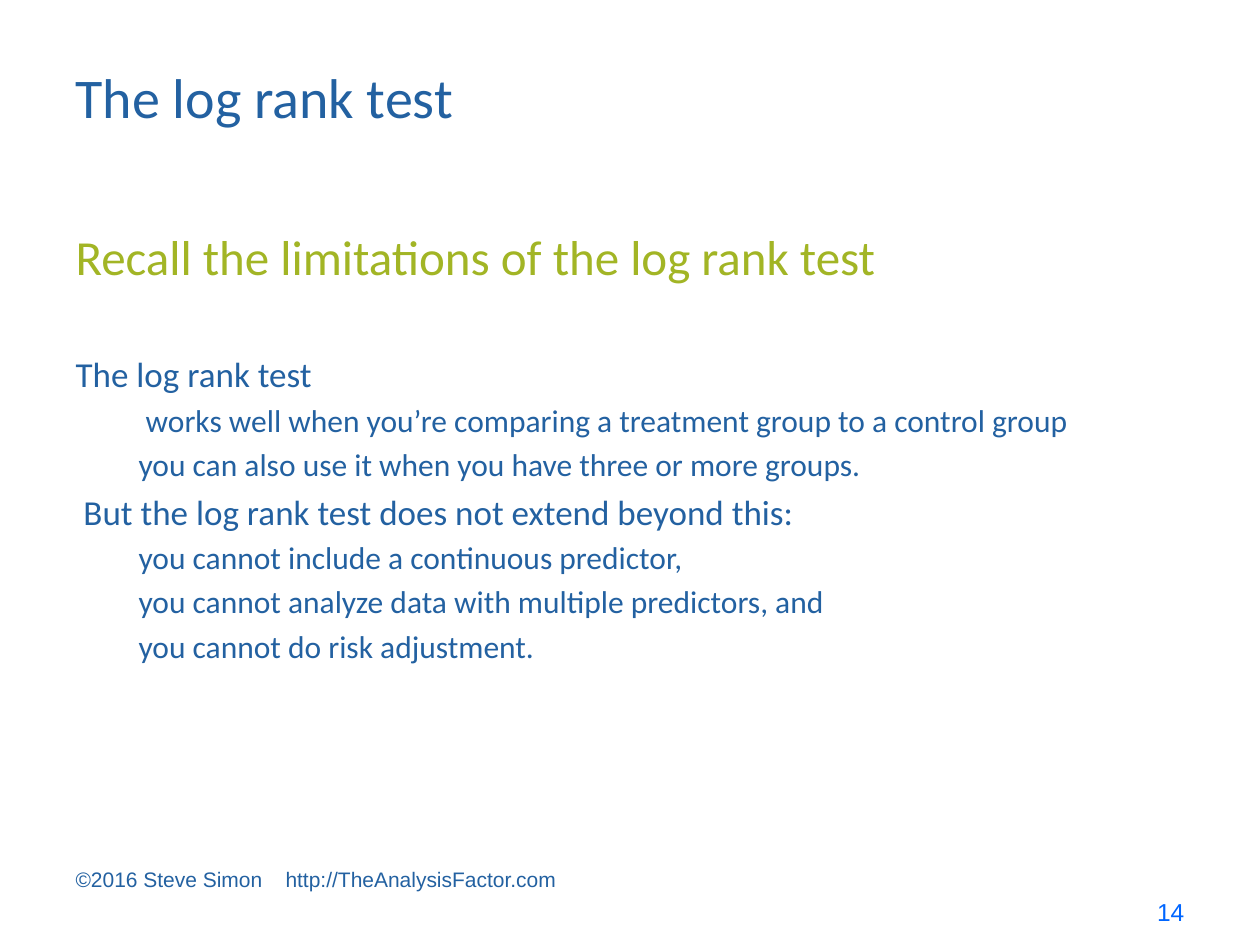
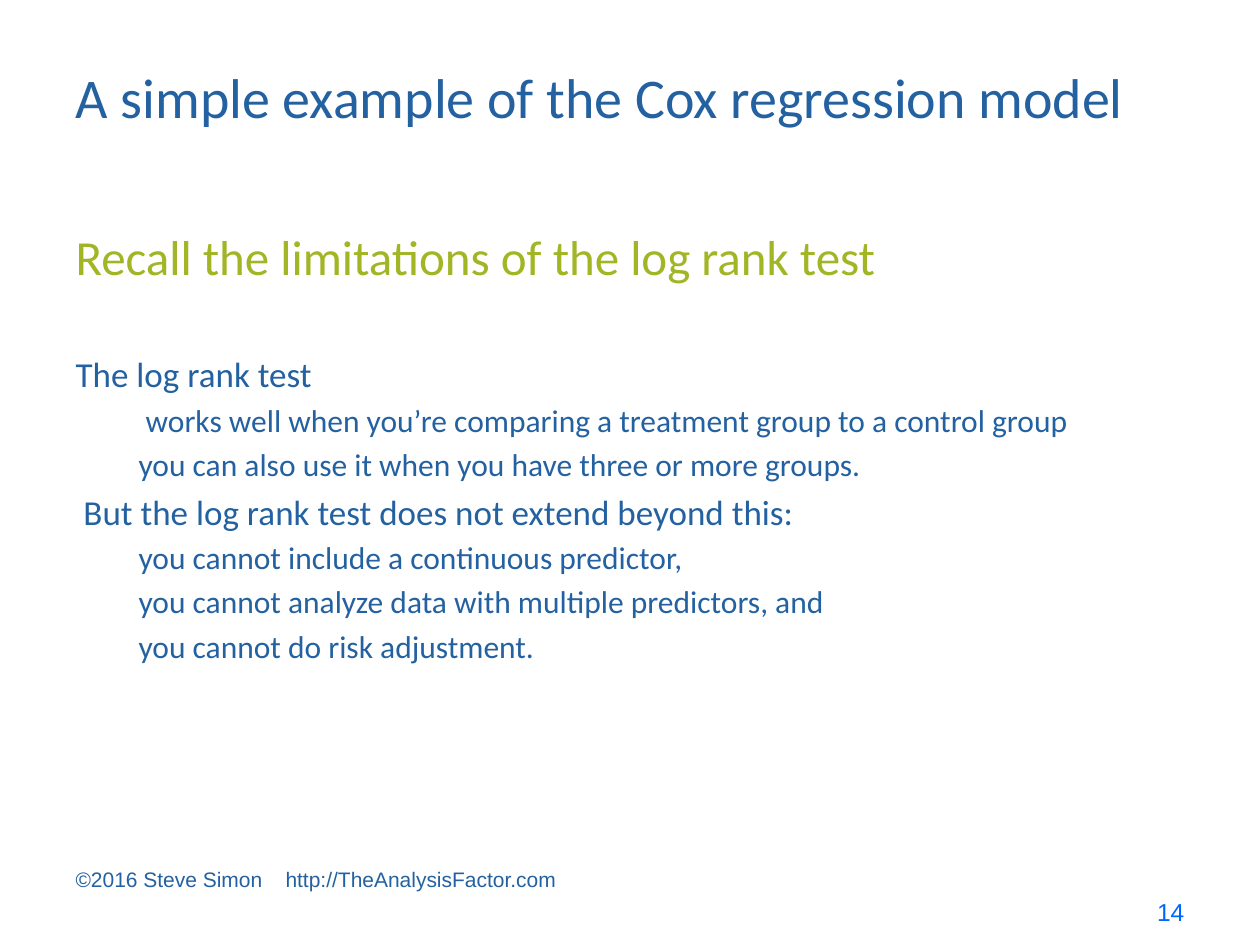
Before and after one commit to pmean/survival-models, a slide deck: slide 14 of bin/survival lecture 2.pptx. Drawn at 1260x945 pixels with LibreOffice and Linux fonts; fonts in the diff are those of the drawing. Boxes give left, top, right and bottom in pixels: in the first picture for what was removed or moved away, otherwise in the second. Text is boxed around its words. In the diff, an @@ line names an element or a change of style, - is before the commit and + after.

```diff
--- a/bin/survival lecture 2.pptx
+++ b/bin/survival lecture 2.pptx
@@ title at bbox=[76, 79, 1122, 128]: text changed @@
-The log rank test
+A simple example of the Cox regression model
```
Also in this commit, not shown: 16 other slides changed, 17 slides added, 11 slides removed, 5 other files.
